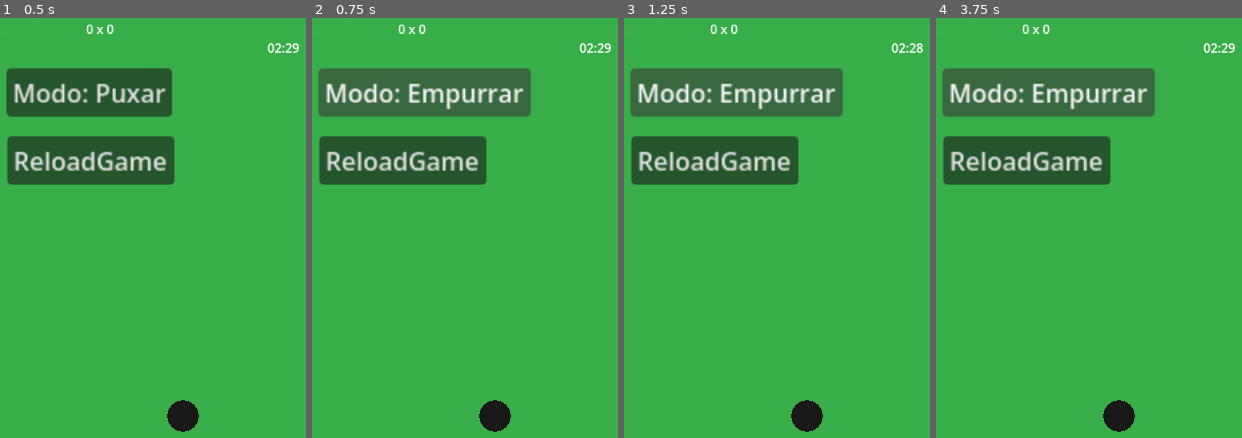
Above: before the commit, frames 1-4 (left to right).
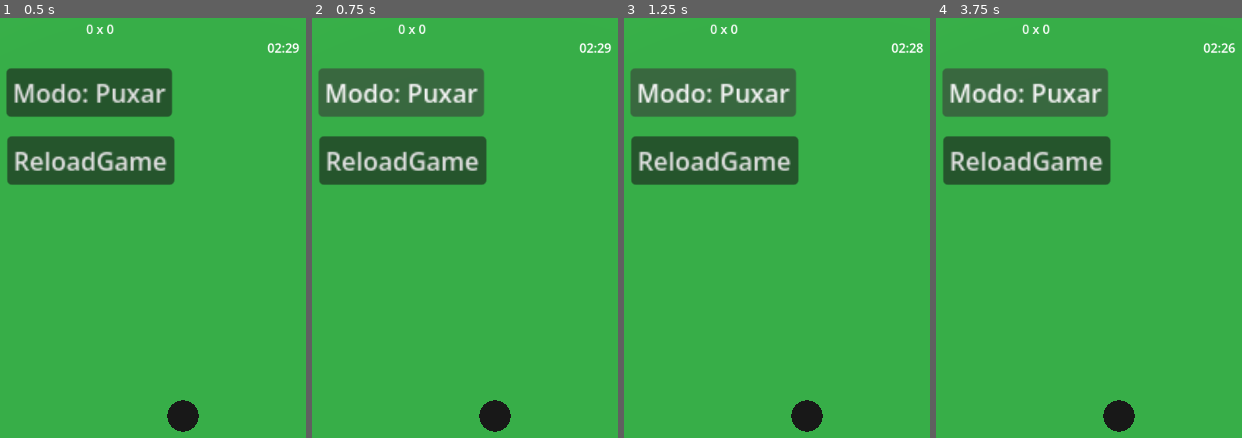
Above: after the commit, the same moments.

Repository: PelvicPsycho/ultimate-botao
Game: Godot game, scene res://main.tscn
Two runs of this game, one before a commit and one after it. Both use one fixed random seed, a clock stepped at 60 frames per second and the inputs below. This scene is started directly instead of the project's main scene.
Inputs:
- Up to frame 1 (0.5 s): no input
- Up to frame 2 (0.75 s): click "Modo: Puxar" at 0.5 s
- Up to frame 3 (1.25 s): no input
- Up to frame 4 (3.75 s): click "Modo: Empurrar" (after the commit: "Modo: Puxar") at 1.25 s; click "Modo: Carregar" (after the commit: "Modo: Puxar") at 2 s; click "ReloadGame" at 2.75 s; click "Modo: Puxar" at 3.5 s

Frame 1 is identical in both runs. In frame 2, 2.4% of the frame differs, in the area x 32-72%, y 11-24%; in frame 3, 2.4%; in frame 4, 2.5%, in the area x 32-98%, y 5-24%.

Commit message:
alguns fix pra rodar esse merge

Diff:
--- a/Componentes/Ball/ball.gd
+++ b/Componentes/Ball/ball.gd
@@ -4,6 +4,6 @@
 var lastTouch: Player
 
 func _on_body_entered(body):
-	if body.is_in_group("pecas") or body is Player:
+	if body.is_in_group("Players") or body is Player:
 		print('Tocou em ' + str(body))
 		lastTouch = body
--- a/Componentes/MatchTimer.gd
+++ /dev/null
@@ -1,115 +0,0 @@
-extends Node
-class_name MatchTimer
-
-signal lance_acabou
-signal partida_acabou
-
-@export var tempo_maximo_lance: float = 10.0
-@export var tempo_maximo_partida: float = 150.0 # 2:30
-
-@onready var label_partida: Label = $"../CanvasLayer/VSplitContainer/Label_Tempo"
-@onready var progress_bar_lance: TextureProgressBar = $"../CanvasLayer/TextureProgressBar_Lance"
-
-var tempo_lance_restante: float = 0.0
-var tempo_partida_restante: float = 0.0
-
-var lance_rodando: bool = false
-var partida_rodando: bool = false
-var pausado: bool = false
-
-var current_turn_value: int = 0
-
-
-func _ready() -> void:
-	tempo_lance_restante = tempo_maximo_lance
-	tempo_partida_restante = tempo_maximo_partida
-	_atualizar_label_partida()
-	_atualizar_barra_lance()
-	_atualizar_cor_barra()
-
-
-func iniciar_partida() -> void:
-	tempo_partida_restante = tempo_maximo_partida
-	partida_rodando = true
-	_atualizar_label_partida()
-
-
-func iniciar_lance(turn_value: int) -> void:
-	current_turn_value = turn_value
-	tempo_lance_restante = tempo_maximo_lance
-	lance_rodando = true
-	pausado = false
-	_atualizar_barra_lance()
-	_atualizar_cor_barra()
-
-
-func pausar_lance() -> void:
-	pausado = true
-
-
-func retomar_lance() -> void:
-	pausado = false
-
-
-func parar_tudo() -> void:
-	lance_rodando = false
-	partida_rodando = false
-	pausado = false
-
-
-func _process(delta: float) -> void:
-	if partida_rodando:
-		tempo_partida_restante -= delta
-		_atualizar_label_partida()
-
-		if tempo_partida_restante <= 0.0:
-			tempo_partida_restante = 0.0
-			partida_rodando = false
-			partida_acabou.emit()
-			return
-
-	if not lance_rodando:
-		return
-
-	if pausado:
-		return
-
-	tempo_lance_restante -= delta
-	_atualizar_barra_lance()
-
-	if tempo_lance_restante <= 0.0:
-		tempo_lance_restante = 0.0
-		lance_rodando = false
-		_atualizar_barra_lance()
-		lance_acabou.emit()
-func _atualizar_label_partida() -> void:
-	if label_partida == null:
-		return
-
-	var minutos := int(tempo_partida_restante) / 60
-	var segundos := int(tempo_partida_restante) % 60
-	label_partida.text = "%02d:%02d" % [minutos, segundos]
-
-
-func _atualizar_barra_lance() -> void:
-	if progress_bar_lance == null:
-		return
-
-	progress_bar_lance.min_value = 0
-	progress_bar_lance.max_value = tempo_maximo_lance
-	progress_bar_lance.value = tempo_lance_restante
-func resetar_barra_lance() -> void:
-	tempo_lance_restante = tempo_maximo_lance
-	if progress_bar_lance:
-		progress_bar_lance.max_value = tempo_maximo_lance
-		progress_bar_lance.min_value = 0
-		progress_bar_lance.value = tempo_maximo_lance
-
-func _atualizar_cor_barra() -> void:
-	if progress_bar_lance == null:
-		return
-
-	if current_turn_value == 0:
-		progress_bar_lance.self_modulate = Color(0.2, 0.5, 1.0, 1.0) # HOME
-	else:
-		progress_bar_lance.self_modulate = Color(1.0, 0.3, 0.3, 1.0) # AWAY
--- a/Componentes/PlayerV2/Player.tscn
+++ b/Componentes/PlayerV2/Player.tscn
@@ -6,9 +6,6 @@
 [sub_resource type="CylinderShape3D" id="CylinderShape3D_e0ky2"]
 height = 0.2
 radius = 0.4741211
-
-[sub_resource type="CylinderMesh" id="CylinderMesh_pndby"]
-height = 0.3
 
 [sub_resource type="BoxMesh" id="BoxMesh_e0ky2"]
 
@@ -75,10 +72,6 @@
 transform = Transform3D(1, 0, 0, 0, 1, 0, 0, 0, 1, 0, 0.0057414556, 0)
 shape = SubResource("CylinderShape3D_e0ky2")
 
-[node name="MeshInstance3D" type="MeshInstance3D" parent="." unique_id=712414182]
-visible = false
-mesh = SubResource("CylinderMesh_pndby")
-
 [node name="MiraPivot" type="Node3D" parent="." unique_id=1176405879]
 
 [node name="MiraMesh" type="MeshInstance3D" parent="MiraPivot" unique_id=32877958]
--- a/Componentes/PlayerV2/player.gd
+++ b/Componentes/PlayerV2/player.gd
@@ -36,7 +36,7 @@
 var disabled: bool = false
 
 #material da peça
-@onready var mesh = $MeshInstance3D
+@onready var mesh = $Botao2
 
 signal clickedPiece(Piece: Player)
 signal turnPlayed
@@ -47,7 +47,7 @@
 	var material = StandardMaterial3D.new()
 	material.albedo_color = team.cor
 	# Aplicamos o material ao mesh (índice 0 é a primeira superfície)
-	$MeshInstance3D.set_surface_override_material(0, material)
+	mesh.set_surface_override_material(0, material)
 
 	# Conecta os sinais de mouse/touch nativos da Godot
 	mouse_entered.connect(_on_mouse_entered)
--- a/MatchScene.tscn
+++ b/MatchScene.tscn
@@ -96,34 +96,39 @@
 
 [node name="ResultCanvas" parent="." unique_id=1172237795 instance=ExtResource("11_yyp1h")]
 
-[node name="CanvasLayer" type="CanvasLayer" parent="."]
+[node name="CanvasLayer" type="CanvasLayer" parent="." unique_id=172425499]
 
-[node name="VSplitContainer" type="VSplitContainer" parent="CanvasLayer"]
-offset_right = 1152.0
-offset_bottom = 64.0
+[node name="VSplitContainer" type="VSplitContainer" parent="CanvasLayer" unique_id=923744815]
+anchors_preset = 5
+anchor_left = 0.5
+anchor_right = 0.5
+offset_left = -576.0
+offset_right = 576.0
+offset_bottom = 91.0
+grow_horizontal = 2
 
-[node name="HBoxContainer" type="HBoxContainer" parent="CanvasLayer/VSplitContainer"]
+[node name="HBoxContainer" type="HBoxContainer" parent="CanvasLayer/VSplitContainer" unique_id=1827291511]
 layout_mode = 2
 size_flags_horizontal = 3
 alignment = 1
 
-[node name="Label_Home" type="Label" parent="CanvasLayer/VSplitContainer/HBoxContainer"]
+[node name="Label_Home" type="Label" parent="CanvasLayer/VSplitContainer/HBoxContainer" unique_id=1036070927]
 layout_mode = 2
 theme_override_font_sizes/font_size = 32
 text = "0"
 
-[node name="Label_Away" type="Label" parent="CanvasLayer/VSplitContainer/HBoxContainer"]
+[node name="Label_Away" type="Label" parent="CanvasLayer/VSplitContainer/HBoxContainer" unique_id=259015049]
 layout_mode = 2
 theme_override_font_sizes/font_size = 32
 text = "0"
 
-[node name="Label_Tempo" type="Label" parent="CanvasLayer/VSplitContainer"]
+[node name="Label_Tempo" type="Label" parent="CanvasLayer/VSplitContainer" unique_id=518614080]
 layout_mode = 2
 theme_override_font_sizes/font_size = 24
 text = "02:30"
 horizontal_alignment = 1
 
-[node name="TextureProgressBar_Lance" type="TextureProgressBar" parent="CanvasLayer"]
+[node name="TextureProgressBar_Lance" type="TextureProgressBar" parent="CanvasLayer" unique_id=171338667]
 offset_left = 426.0
 offset_top = 80.0
 offset_right = 726.0
@@ -131,5 +136,5 @@
 max_value = 10.0
 value = 10.0
 
-[node name="MatchTimer" type="Node" parent="."]
+[node name="MatchTimer" type="Node" parent="." unique_id=750440205]
 script = ExtResource("12_matchtimer")
--- a/Scripts Globais/MatchState.gd
+++ b/Scripts Globais/MatchState.gd
@@ -128,30 +128,6 @@
 		if all_stopped:
 			break
 
-func _on_button_pressed() -> void:
-	# Alterna entre os modos (por enquanto 0 e 1, o 2 deixaremos pronto)
-	modo_atual = (modo_atual + 1) % 3
-
-	var texto_botao = ""
-	match modo_atual:
-		ModoTiro.PUXAR:
-			texto_botao = "Modo: Puxar"
-		ModoTiro.EMPURRAR:
-			texto_botao = "Modo: Empurrar"
-		ModoTiro.MODO_3:
-			texto_botao = "Modo: Carregar"
-
-	$CanvasLayer/Button.text = texto_botao
-
-	# Avisa todas as peças do jogo qual é o novo modo
-	get_tree().call_group("pecas", "set_modo_tiro", modo_atual)
-
-func _on_button_puxar_pressed() -> void:
-	_on_button_pressed()
-
-func _on_botao_restart_pressed() -> void:
-	get_tree().reload_current_scene()
-
 func _on_timer_timeout() -> void:
 	get_tree().reload_current_scene()
 
--- a/Scripts Globais/main.gd
+++ b/Scripts Globais/main.gd
@@ -3,33 +3,6 @@
 enum ModoTiro { PUXAR, EMPURRAR, MODO_3 }
 var modo_atual = ModoTiro.PUXAR
 
-func _on_button_pressed() -> void:
-	# Alterna entre os modos (por enquanto 0 e 1, o 2 deixaremos pronto)
-	modo_atual = (modo_atual + 1) % 3
-
-	var texto_botao = ""
-	match modo_atual:
-		ModoTiro.PUXAR:
-			texto_botao = "Modo: Puxar"
-		ModoTiro.EMPURRAR:
-			texto_botao = "Modo: Empurrar"
-		ModoTiro.MODO_3:
-			texto_botao = "Modo: Carregar"
-
-	$CanvasLayer/Button.text = texto_botao
-
-	# Avisa todas as peças do jogo qual é o novo modo
-	get_tree().call_group("pecas", "set_modo_tiro", modo_atual)
-
-
-func _on_button_puxar_pressed() -> void:
-	_on_button_pressed()
-
-
-func _on_botao_restart_pressed() -> void:
-	get_tree().reload_current_scene()
-
-
 
 func _on_timer_timeout() -> void:
 	get_tree().reload_current_scene()
Not shown, removed: Componentes/MatchTimer.gd.uid
Not shown: 1 places in MatchScene.tscn that only renumber resources
